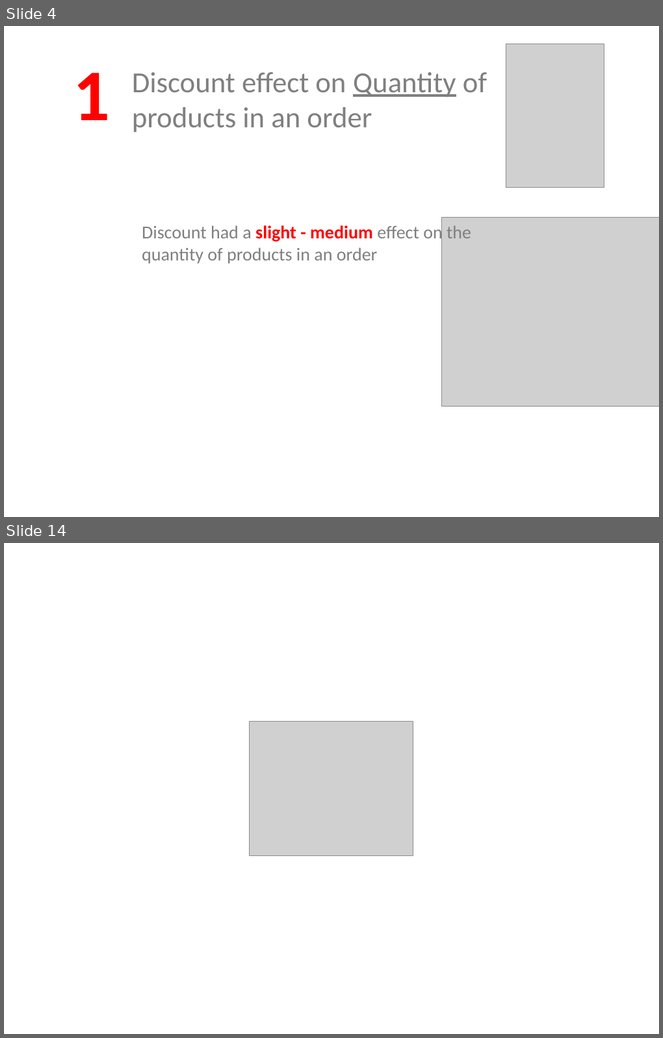
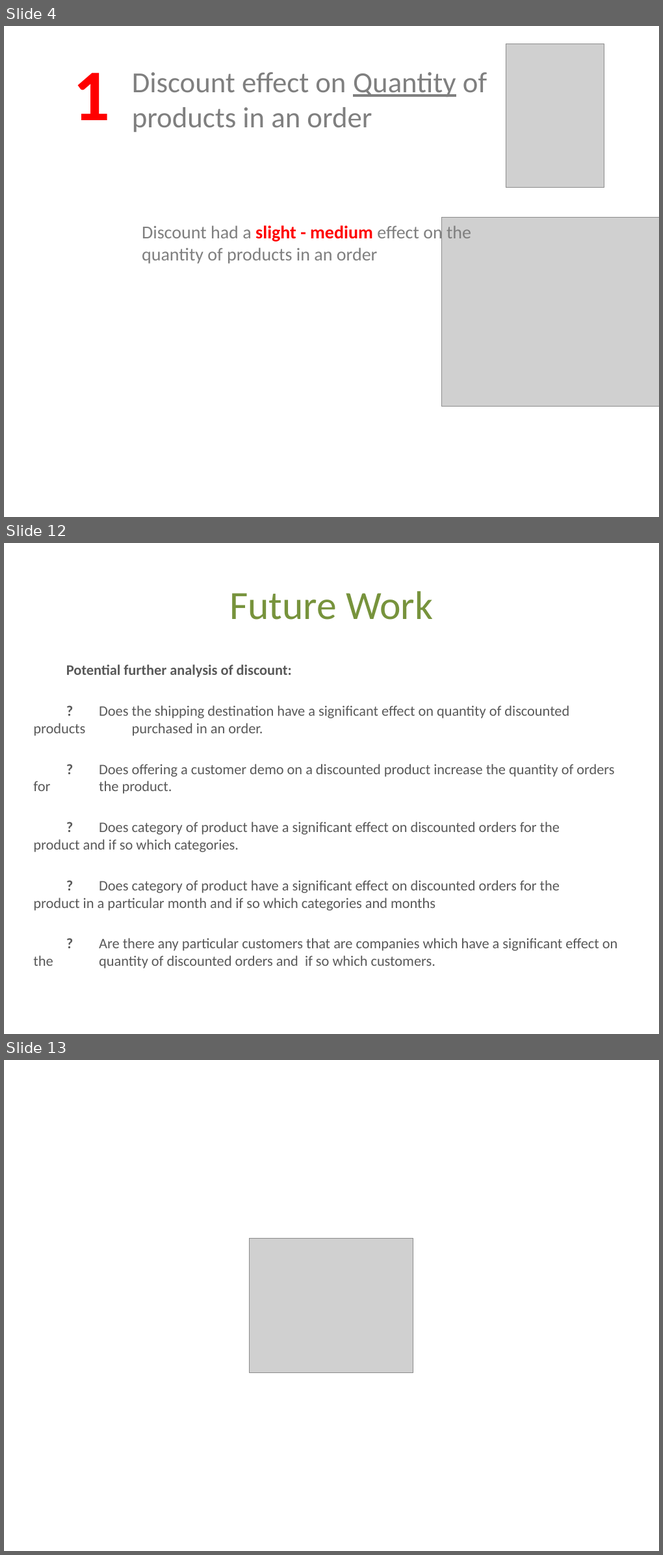
Before and after one commit to Sue-Mir/Module2_Project_Hypothesis_Testing, a slide deck: Project2_HypothesisTesting_NonTechnicalPresentation.pptx. Shown one above the other, each under a label of ours: slides 4 and 14 before the commit, slides 4, 12 and 13 after it; the slides between them are not shown. The pictures are 663x1038 and 663x1555 pixels, drawn with LibreOffice and Linux fonts; fonts in the diff are those of the drawing; grey boxes stand for pictures. Boxes give left, top, right and bottom in pixels: in the first picture for what was removed or moved away, otherwise in the second. Text is boxed around its words. In the diff, an @@ line names an element or a change of style, - is before the commit and + after.

```diff
--- a/Project2_HypothesisTesting_NonTechnicalPresentation.pptx
+++ b/Project2_HypothesisTesting_NonTechnicalPresentation.pptx
@@ slide 12 added at <box>4,543,659,1034</box>, background #FFFFFF @@
@@ title added at <box>230,591,433,620</box>, 44 pt, text #77933C @@
+Future Work
@@ text added at <box>33,665,618,969</box>, 16 pt, text #595959 @@
+Potential further analysis of discount:
+? Does the shipping destination have a significant effect on quantity of discounted products purchased in an order.
+? Does offering a customer demo on a discounted product increase the quantity of orders for the product.
+? Does category of product have a significant effect on discounted orders for the product and if so which categories.
+? Does category of product have a significant effect on discounted orders for the product in a particular month and if so which categories and months
+? Are there any particular customers that are companies which have a significant effect on the quantity of discounted orders and if so which customers.
@@ what was slide 14 is now slide 13 @@
```
Also in this commit, not shown: 9 slides changed, 1 other slide added, 2 slides removed.
